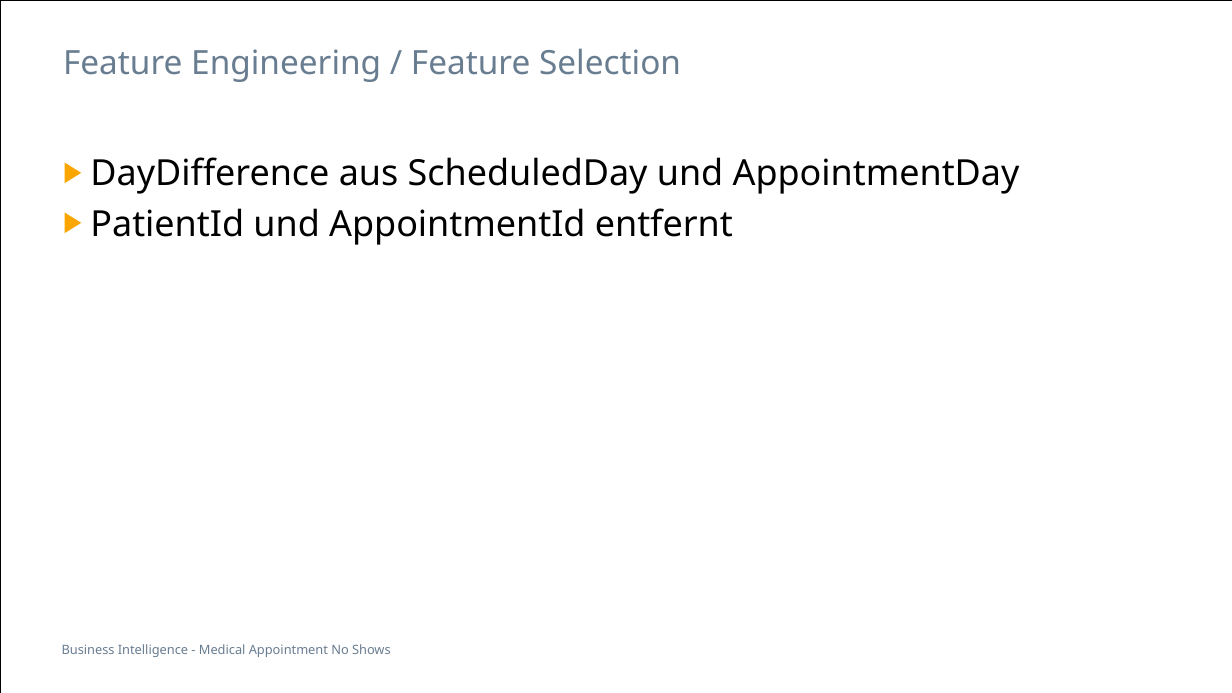
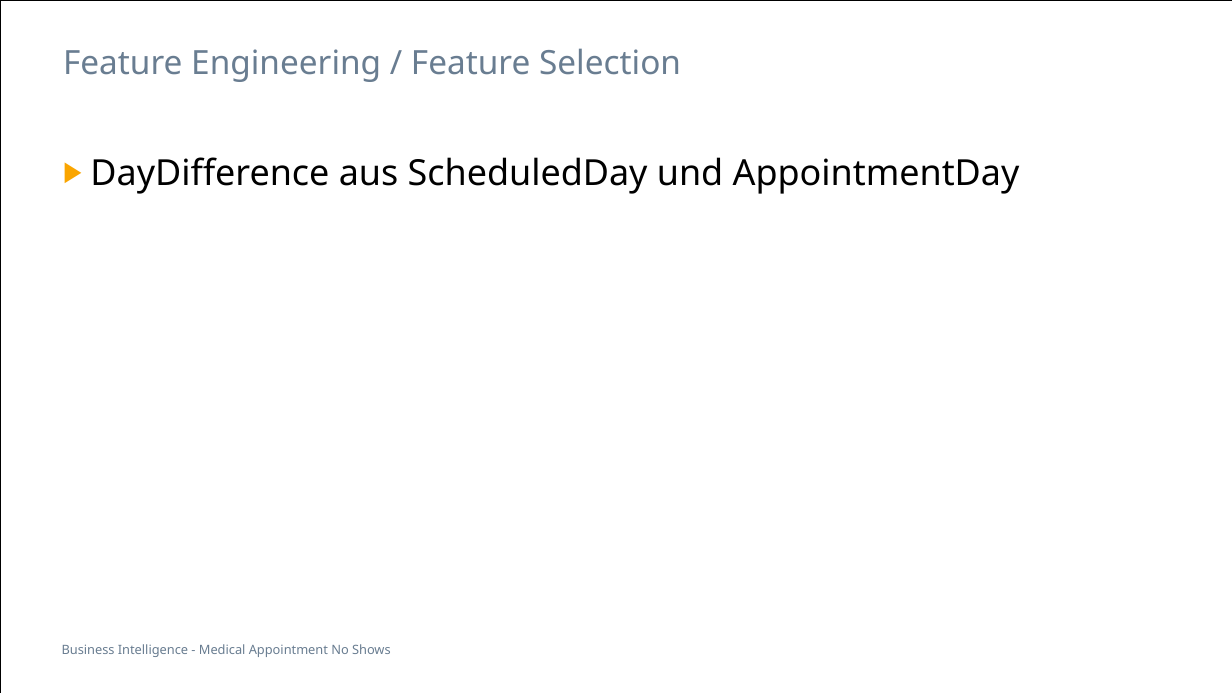
Before and after one commit to soldiervinz/BI_AppointmentShowUp, a slide deck: slide 16 of Medical Appointment No Shows.pptx (slide 15 before the commit). Drawn at 1232x693 pixels with LibreOffice and Linux fonts; fonts in the diff are those of the drawing. Boxes give left, top, right and bottom in pixels: in the first picture for what was removed or moved away, otherwise in the second. Text is boxed around its words. In the diff, an @@ line names an element or a change of style, - is before the commit and + after.

```diff
--- a/Medical Appointment No Shows.pptx
+++ b/Medical Appointment No Shows.pptx
@@ text at <box>90,208,733,245</box>: paragraph removed @@
-▶ PatientId und AppointmentId entfernt
```
Also in this commit, not shown: 3 other slides changed, 1 slide added, 1 other file.
